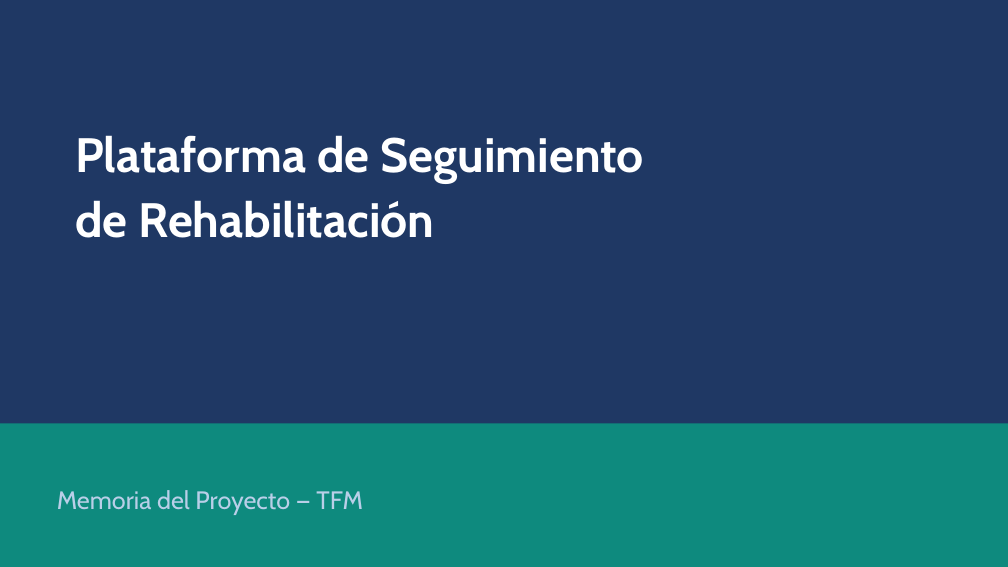
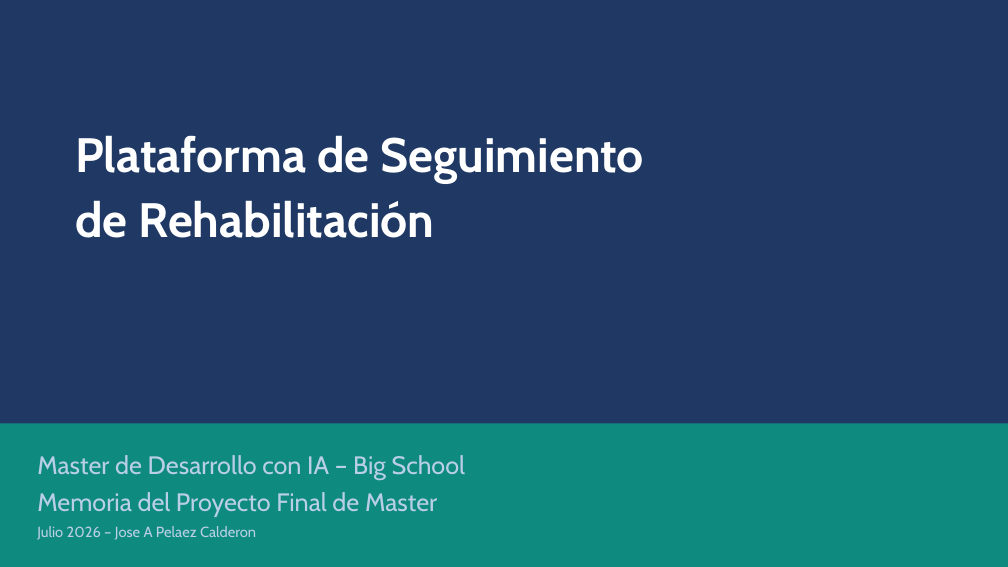
Before and after one commit to josepcal/TFM_Rehab_Followup_Checkup, a slide deck: slide 1 of doc/memoria_proyecto/Memoria_Proyecto.pptx. Drawn at 1008x567 pixels with LibreOffice and Linux fonts; fonts in the diff are those of the drawing. Boxes give left, top, right and bottom in pixels: in the first picture for what was removed or moved away, otherwise in the second. Text is boxed around its words. In the diff, an @@ line names an element or a change of style, - is before the commit and + after.

```diff
--- a/doc/memoria_proyecto/Memoria_Proyecto.pptx
+++ b/doc/memoria_proyecto/Memoria_Proyecto.pptx
@@ text at bbox=[37, 455, 466, 540]: text changed @@
-Memoria del Proyecto — TFM
+Master de Desarrollo con IA – Big School
+Memoria del Proyecto Final de Master
+Julio 2026 – Jose A Pelaez Calderon
```
Also in this commit, not shown: 3 other slides changed, 2 slides added, 1 other file.
